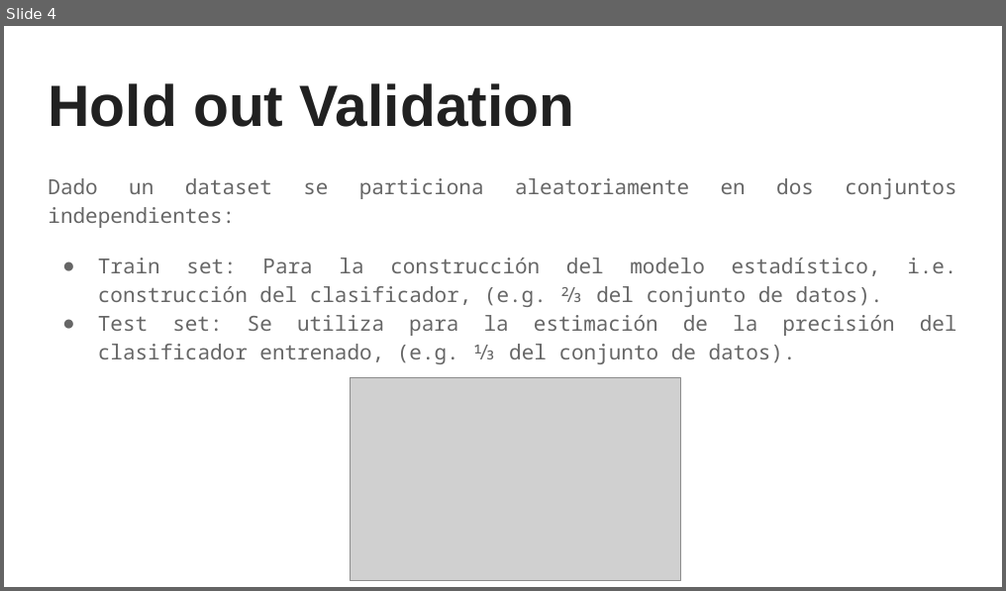
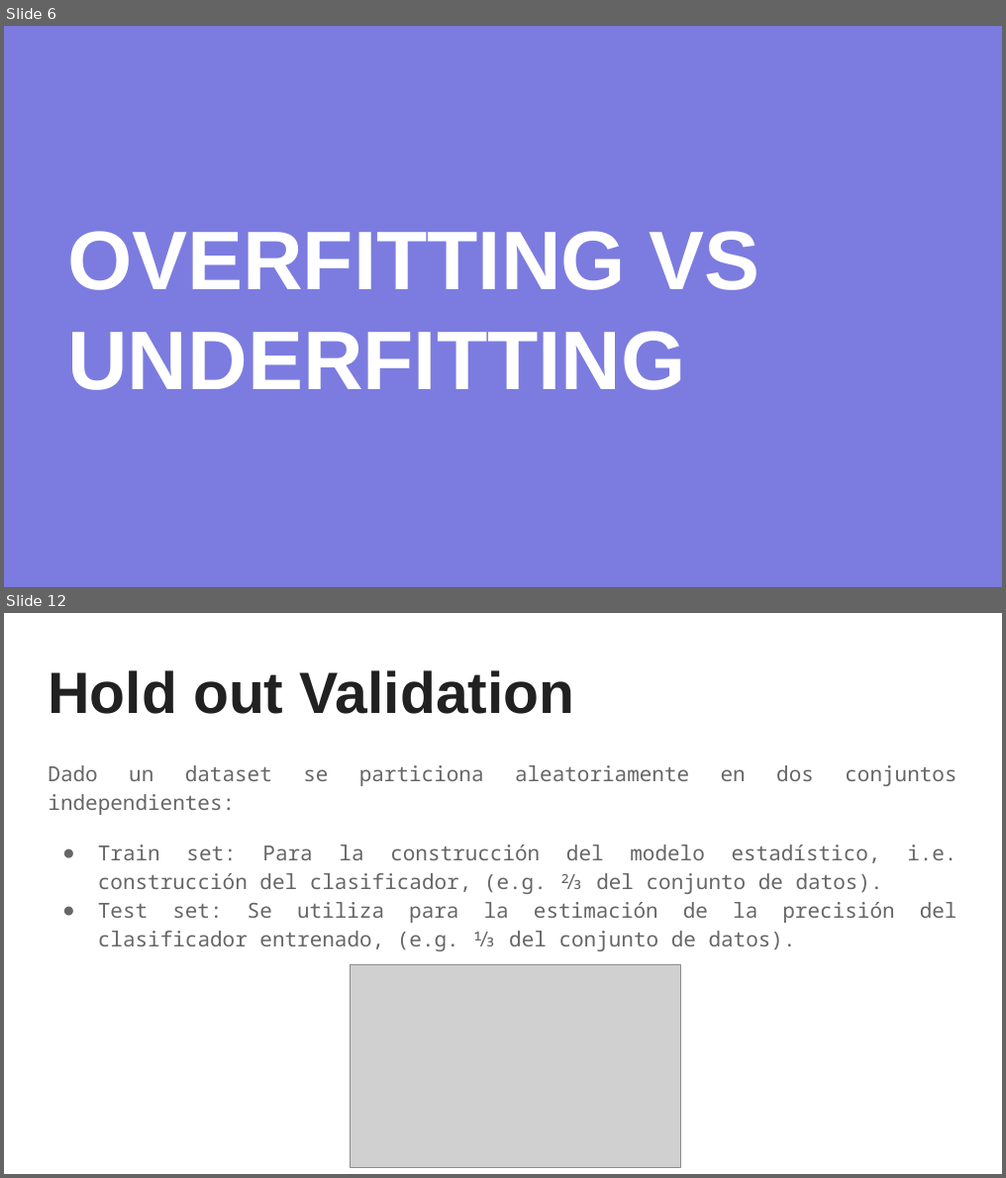
Before and after one commit to sainosmichelle/sainosmichelle.github.io, a slide deck: assets/files/Tema3/3. Técnicas de validación.pptx. Shown one above the other, each under a label of ours: slide 4 before the commit, slides 6 and 12 after it; the slides between them are not shown. The pictures are 1006x591 and 1006x1178 pixels, drawn with LibreOffice and Linux fonts; fonts in the diff are those of the drawing; grey boxes stand for pictures. Boxes give left, top, right and bottom in pixels: in the first picture for what was removed or moved away, otherwise in the second. Text is boxed around its words. In the diff, an @@ line names an element or a change of style, - is before the commit and + after.

```diff
--- a/assets/files/Tema3/3. Técnicas de validación.pptx
+++ b/assets/files/Tema3/3. Técnicas de validación.pptx
@@ slide 6 added at (4,26,1002,587), background #7C7CE0 @@
@@ title added at (67,231,759,390), 60 pt, text #FFFFFF, bold @@
+OVERFITTING VS UNDERFITTING
@@ what was slide 4 is now slide 12 @@
```
Also in this commit, not shown: 3 slides changed, 10 other slides added, 9 other files.
